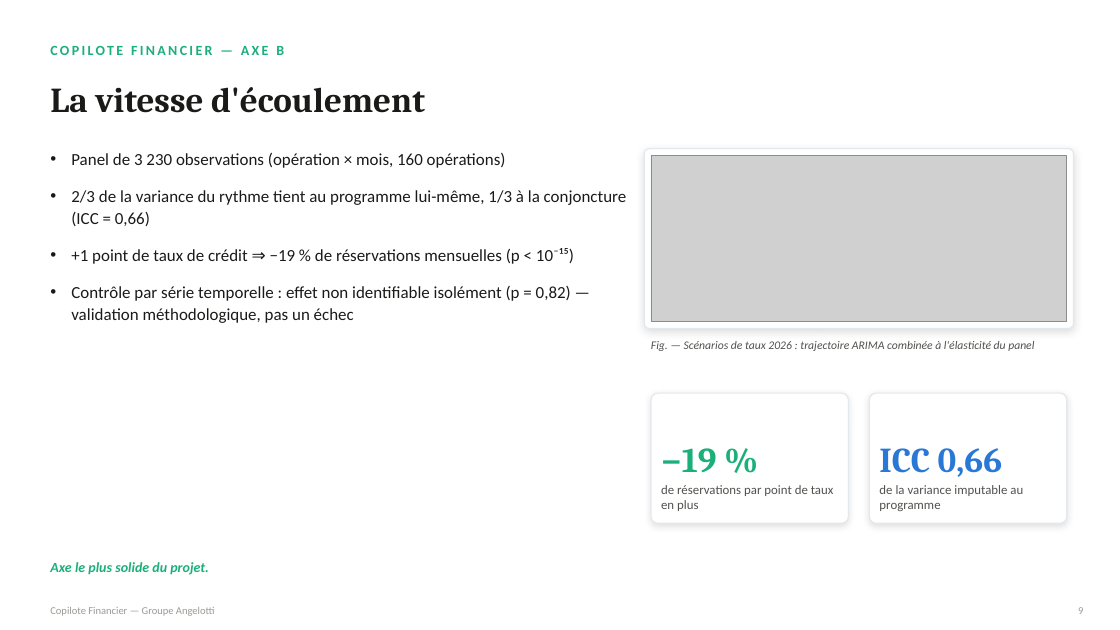
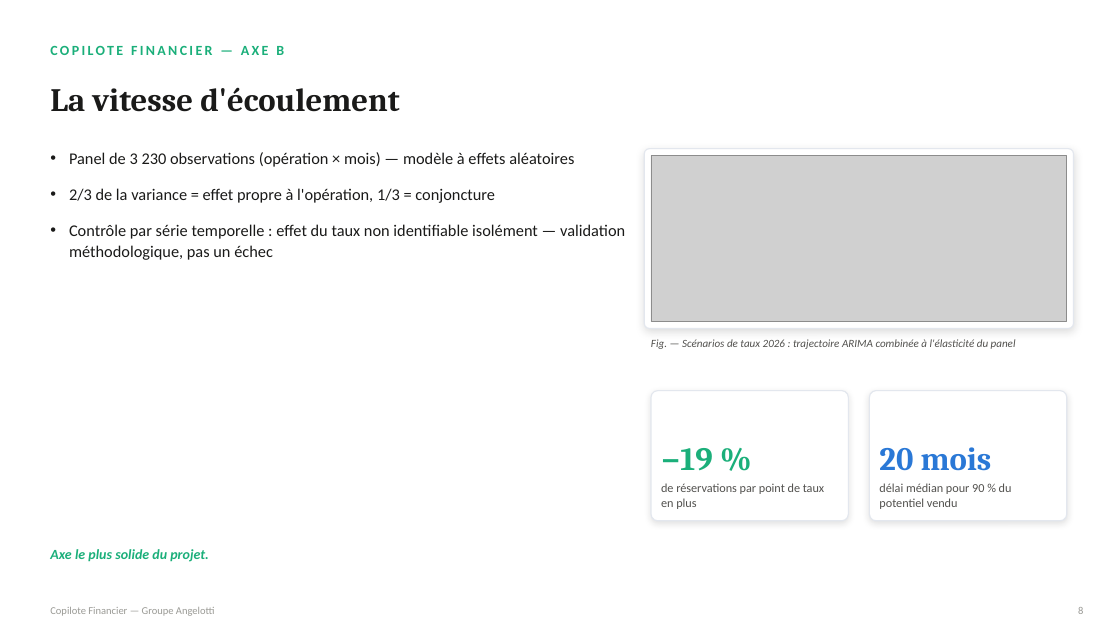
Before and after one commit to yzasmin/MemoireM2S2, a slide deck: slide 8 of soutenance_copilote_financier.pptx (slide 9 before the commit). Drawn at 1120x630 pixels with LibreOffice and Linux fonts; fonts in the diff are those of the drawing; grey boxes stand for pictures. Boxes give left, top, right and bottom in pixels: in the first picture for what was removed or moved away, otherwise in the second. Text is boxed around its words. In the diff, an @@ line names an element or a change of style, - is before the commit and + after.

```diff
--- a/soutenance_copilote_financier.pptx
+++ b/soutenance_copilote_financier.pptx
@@ text "La vitesse d'écoulement" at box(50, 87, 399, 112): size 30 to 28 pt @@
@@ text at box(69, 152, 625, 260): text changed; size 14.5 to 14 pt @@
-• Panel de 3 230 observations (opération × mois, 160 opérations)
-• 2/3 de la variance du rythme tient au programme lui-même, 1/3 à la conjoncture (ICC = 0,66)
-• +1 point de taux de crédit ⇒ −19 % de réservations mensuelles (p < 10⁻¹⁵)
-• Contrôle par série temporelle : effet non identifiable isolément (p = 0,82) — validation méthodologique, pas un échec
+• Panel de 3 230 observations (opération × mois) — modèle à effets aléatoires
+• 2/3 de la variance = effet propre à l'opération, 1/3 = conjoncture
+• Contrôle par série temporelle : effet du taux non identifiable isolément — validation méthodologique, pas un échec
@@ text "Fig. — Scénarios de taux ..." at box(651, 339, 1016, 349): size 10 to 9.5 pt @@
@@ text "−19 %" at box(661, 448, 713, 471): size 30 to 28 pt @@
@@ text at box(879, 447, 992, 471): text changed; size 30 to 28 pt @@
-ICC 0,66
+20 mois
@@ text "de réservations par point de ..." at box(661, 483, 824, 509): size 11 to 10.5 pt @@
@@ text at box(879, 483, 1012, 509): text changed; size 11 to 10.5 pt @@
-de la variance imputable au programme
+délai médian pour 90 % du potentiel vendu
@@ text "Axe le plus solide du ...": place and size @@
-text "Axe le plus solide du ..." at box(50, 562, 209, 575)
+text "Axe le plus solide du ..." at box(50, 549, 209, 562)
```
Also in this commit, not shown: 7 other slides changed, 4 slides added, 4 slides removed, 3 other files.
